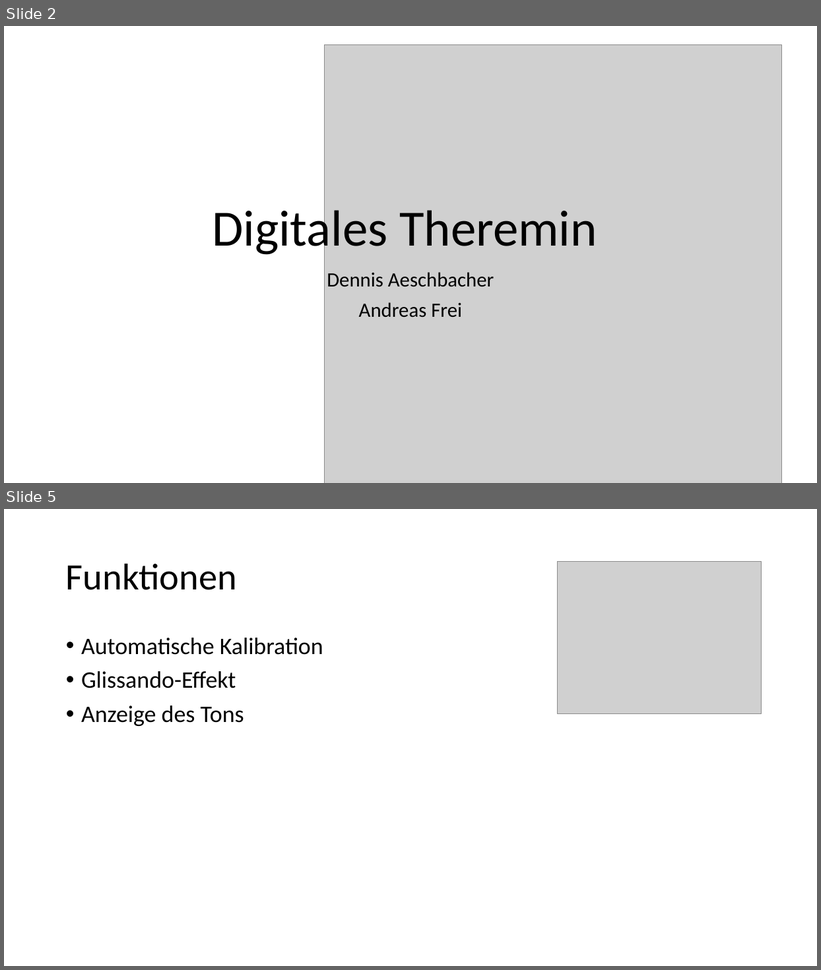
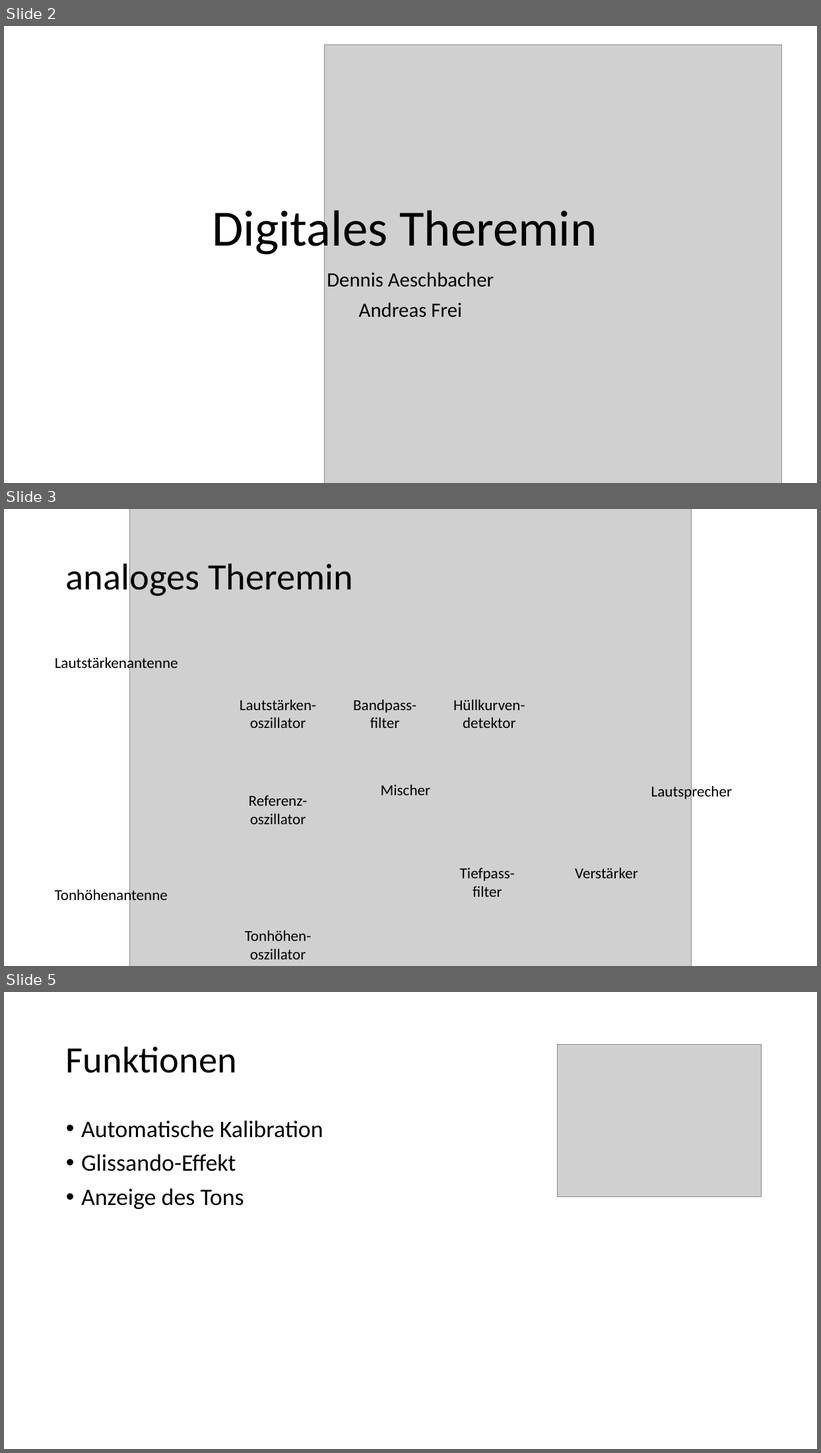
Before and after one commit to aeschi2305/FachberichtDigitalesThereminP6, a slide deck: Präsi/Digitales Theremin.pptx. Shown one above the other, each under a label of ours: slides 2 and 5 before the commit, slides 2, 3 and 5 after it; the slides between them are not shown. The pictures are 821x970 and 821x1453 pixels, drawn with LibreOffice and Linux fonts; fonts in the diff are those of the drawing; grey boxes stand for pictures. Boxes give left, top, right and bottom in pixels: in the first picture for what was removed or moved away, otherwise in the second. Text is boxed around its words. In the diff, an @@ line names an element or a change of style, - is before the commit and + after.

```diff
--- a/Präsi/Digitales Theremin.pptx
+++ b/Präsi/Digitales Theremin.pptx
@@ slide 3 added at bbox=[4, 509, 817, 966], background #FFFFFF @@
@@ picture added at bbox=[129, 509, 692, 966] @@
@@ title added at bbox=[66, 558, 353, 598], 44 pt, text #000000 @@
+analoges Theremin
@@ text added at bbox=[55, 656, 178, 673], 18 pt, text #000000 @@
+Lautstärkenantenne
@@ text added at bbox=[240, 700, 316, 728], 18 pt, text #000000 @@
+Lautstärken-
+oszillator
@@ text added at bbox=[353, 700, 416, 728], 18 pt, text #000000 @@
+Bandpass-
+filter
@@ text added at bbox=[453, 700, 525, 728], 18 pt, text #000000 @@
+Hüllkurven-
+detektor
@@ text added at bbox=[381, 785, 430, 795], 18 pt, text #000000 @@
+Mischer
@@ text added at bbox=[651, 784, 732, 801], 18 pt, text #000000 @@
+Lautsprecher
@@ text added at bbox=[249, 795, 308, 824], 18 pt, text #000000 @@
+Referenz-
+oszillator
@@ text added at bbox=[460, 868, 515, 897], 18 pt, text #000000 @@
+Tiefpass-
+filter
@@ text added at bbox=[575, 868, 638, 879], 18 pt, text #000000 @@
+Verstärker
@@ text added at bbox=[55, 887, 168, 904], 18 pt, text #000000 @@
+Tonhöhenantenne
@@ text added at bbox=[245, 931, 312, 960], 18 pt, text #000000 @@
+Tonhöhen-
+oszillator
```
Also in this commit, not shown: 2 slides changed, 1 other slide added, 2 slides removed, 3 other files.
